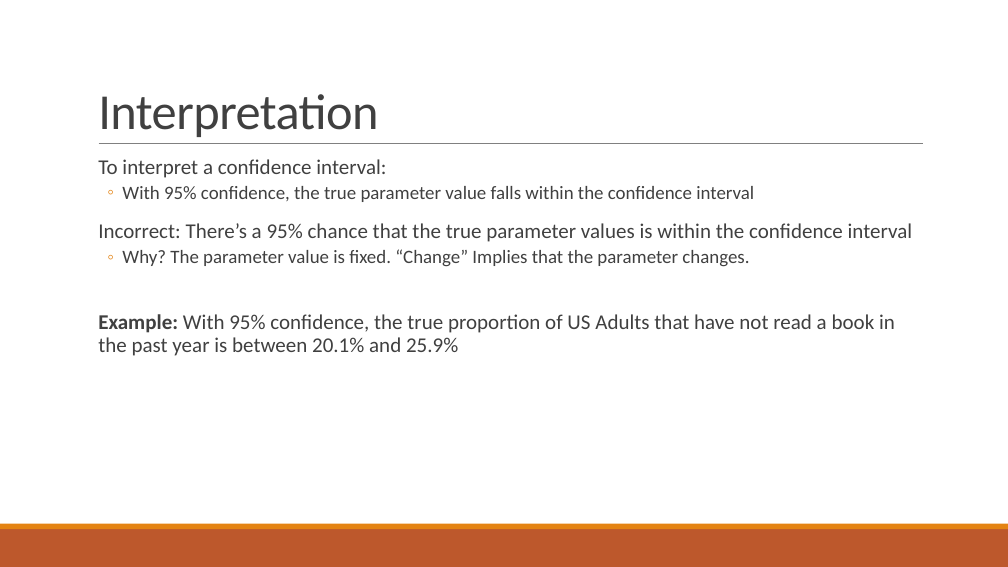
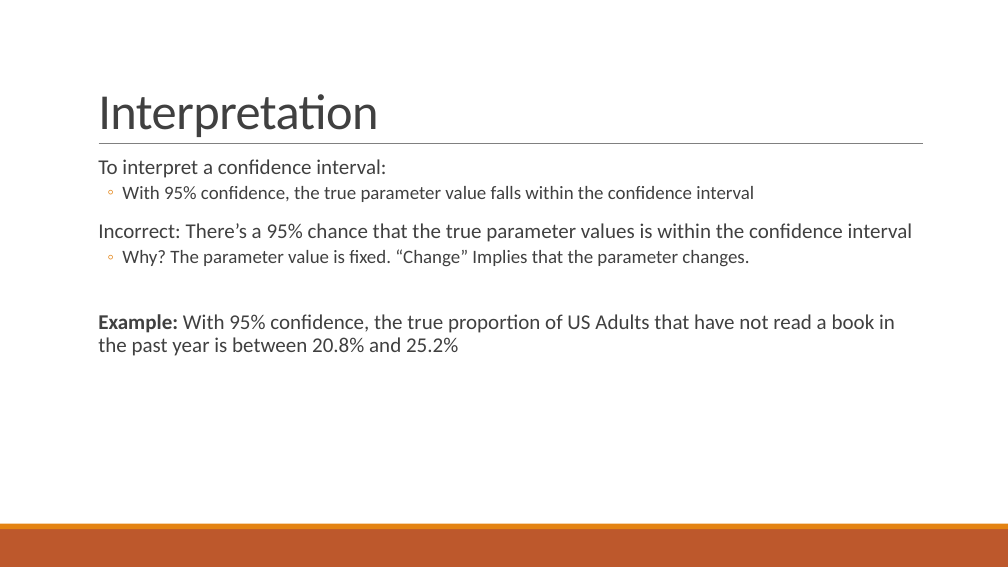
Before and after one commit to alisonkleffner/presentations, a slide deck: slide 26 of job/teaching/teaching-demonstration2.pptx (slide 24 before the commit). Drawn at 1008x567 pixels with LibreOffice and Linux fonts; fonts in the diff are those of the drawing. Boxes give left, top, right and bottom in pixels: in the first picture for what was removed or moved away, otherwise in the second. Text is boxed around its words. In the diff, an @@ line names an element or a change of style, - is before the commit and + after.

Commit message:
update confidence interval presentation

```diff
--- a/job/teaching/teaching-demonstration2.pptx
+++ b/job/teaching/teaching-demonstration2.pptx
@@ text at [98,314,895,356]: text changed @@
-  Example: With 95% confidence, the true proportion of US Adults that have not read a book in the past year is between 20.1% and 25.9%
+  Example: With 95% confidence, the true proportion of US Adults that have not read a book in the past year is between 20.8% and 25.2%
```
Also in this commit, not shown: 10 other slides changed, 3 slides added, 2 other files.
